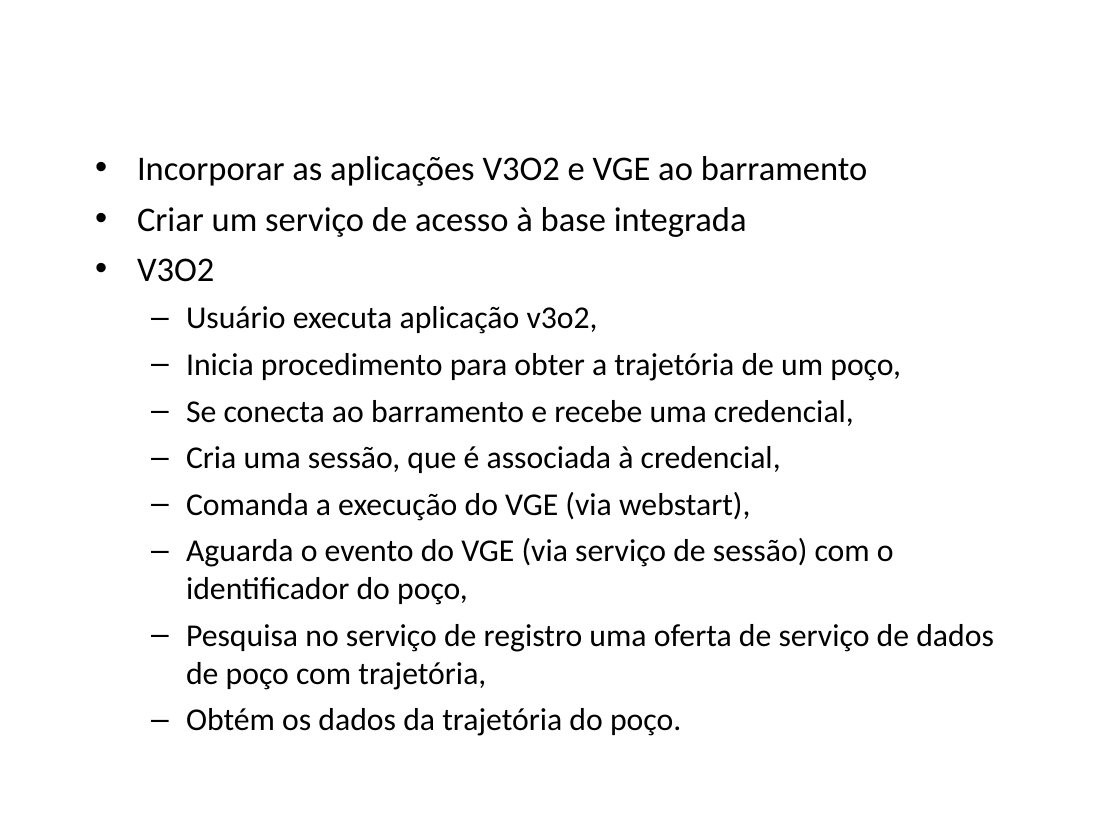
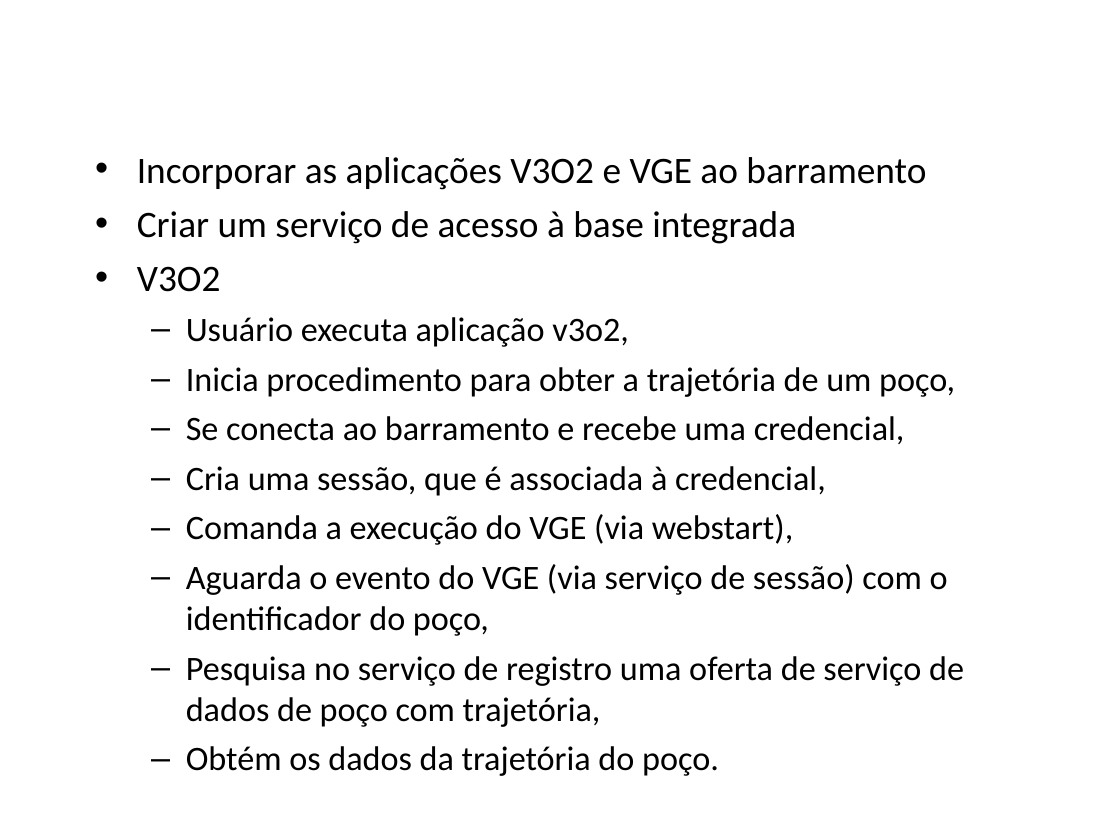
Before and after one commit to amadeubarbosa/openbus-core, a slide deck: slide 22 of docs/apresentacao/OpenBUS.ppt. Drawn at 1120x840 pixels with LibreOffice and Linux fonts; fonts in the diff are those of the drawing; background and template pictures are left out. Boxes give left, top, right and bottom in pixels: in the first picture for what was removed or moved away, otherwise in the second. Text is boxed around its words. In the diff, an @@ line names an element or a change of style, - is before the commit and + after.

Commit message:
1. Alteração feita com o OpenOffice 2.0. Teste de compatibilidade. 2. Alteração do título da apresentação de OpenBus para Barramento de Dados de E&P.

```diff
--- a/docs/apresentacao/OpenBUS.ppt
+++ b/docs/apresentacao/OpenBUS.ppt
@@ text "Incorporar as aplicações V3O2 e ..." at [137,157,964,776]: size 22.2 to 24 pt in "Incorporar as aplicações V3O2 e VGE ao ...", "Criar um serviço de acesso à base ...", "V3O2"; size 20.4 to 22 pt in "Usuário executa aplicação v3o2,", "Inicia procedimento para obter a trajetória de ...", "Se conecta ao barramento e recebe uma ...", "Cria uma sessão, que é associada à ..." and 4 more places; indent changed @@
```
Also in this commit, not shown: 21 other slides changed.
